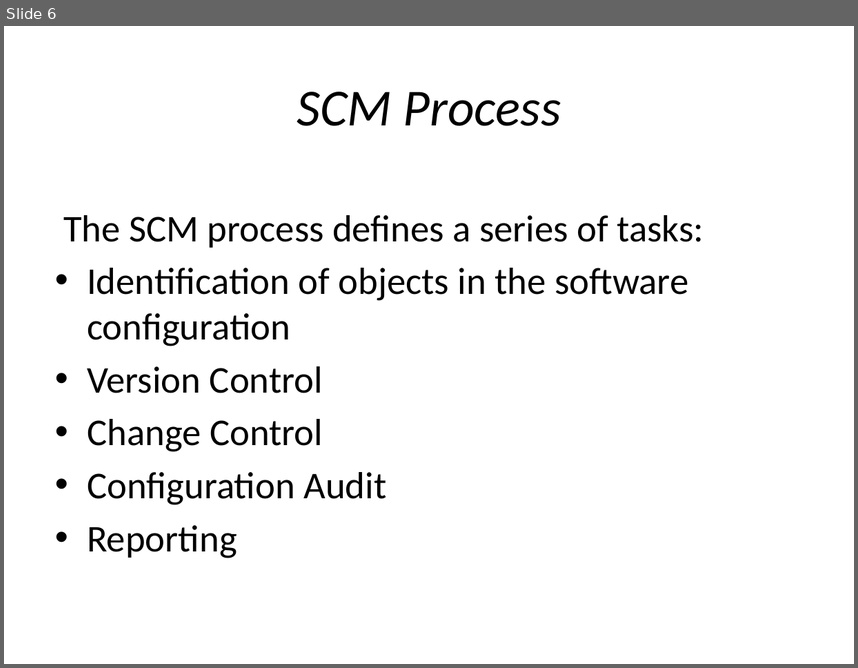
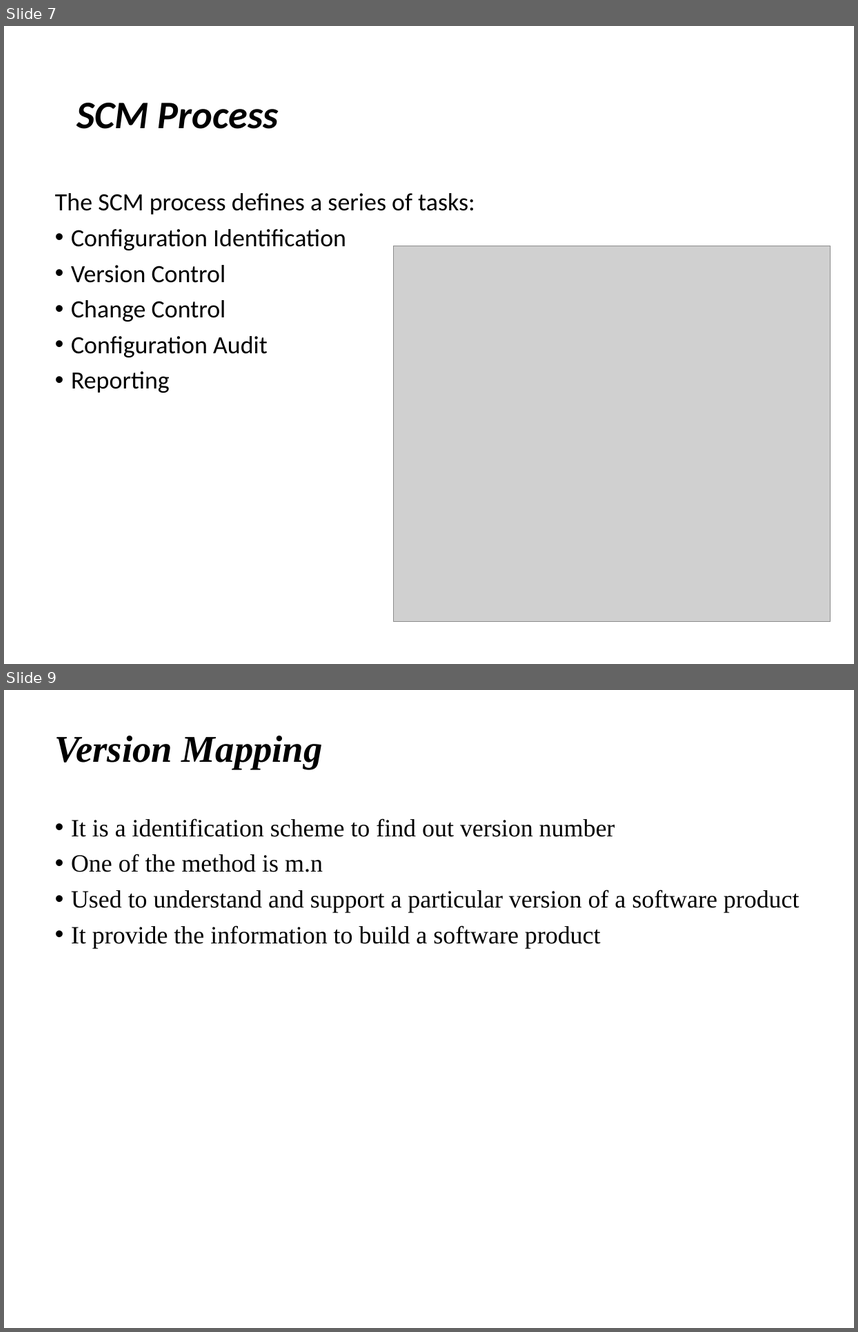
Before and after one commit to suvethaammu/suvethaammu, a slide deck: BEST PRACTICES OF SOTWARE CONFIGURATION MANAGEMENT.pptx. Shown one above the other, each under a label of ours: slide 6 before the commit, slides 7 and 9 after it; the slides between them are not shown. The pictures are 858x668 and 858x1332 pixels, drawn with LibreOffice and Linux fonts; fonts in the diff are those of the drawing; grey boxes stand for pictures. Boxes give left, top, right and bottom in pixels: in the first picture for what was removed or moved away, otherwise in the second. Text is boxed around its words. In the diff, an @@ line names an element or a change of style, - is before the commit and + after.

```diff
--- a/BEST PRACTICES OF SOTWARE CONFIGURATION MANAGEMENT.pptx
+++ b/BEST PRACTICES OF SOTWARE CONFIGURATION MANAGEMENT.pptx
@@ slide 9 added at box(4, 690, 854, 1328), background #FFFFFF @@
@@ text added at box(55, 736, 800, 948), 21 pt, text #000000 @@
+Version Mapping
+• It is a identification scheme to find out version number
+• One of the method is m.n
+• Used to understand and support a particular version of a software product
+• It provide the information to build a software product
@@ what was slide 6 is now slide 7 @@
@@ slide 7 changed as well @@
@@ title "SCM Process": place and size @@
-title "SCM Process" at box(297, 92, 562, 126)
+title "SCM Process" at box(76, 103, 279, 129)
@@ title "SCM Process" at box(76, 103, 279, 129): size 44 to 33 pt, bold on; alignment centre to left; line spacing 1 to 0.9 @@
@@ text at box(55, 193, 475, 392): size 32 to 21 pt in "The SCM process defines a series of ...", "Version Control", "Change Control", "Configuration Audit" and 1 more places; indent changed; line spacing 1 to 0.9; more space between paragraphs @@
@@ text at box(71, 229, 346, 250): text changed; size 32 to 21 pt @@
-• Identification of objects in the software configuration
+• Configuration Identification
@@ picture added at box(393, 245, 831, 621) @@
```
Also in this commit, not shown: 8 other slides changed, 10 other slides added, 12 slides removed.
